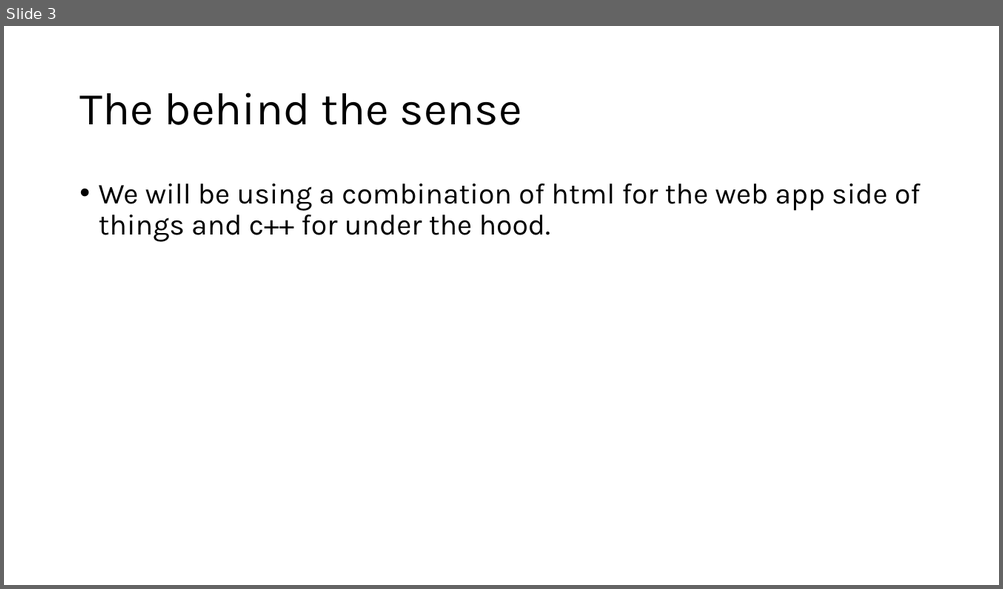
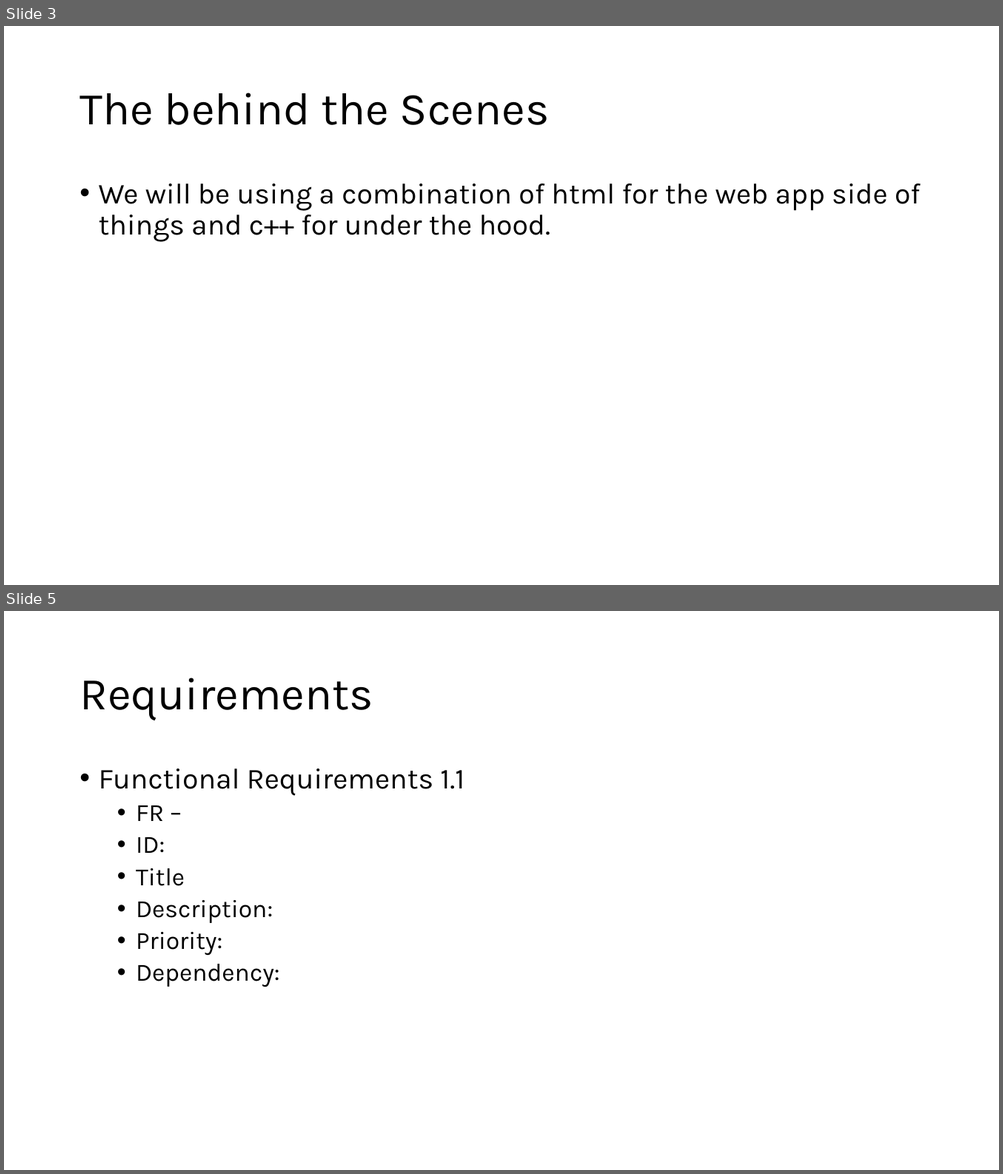
Before and after one commit to SeanStaley21/CSE-350-Team23, a slide deck: homeworks/Homework 1/Homework 1.pptx. Shown one above the other, each under a label of ours: slide 3 before the commit, slides 3 and 5 after it; the slides between them are not shown. The pictures are 1003x589 and 1003x1174 pixels, drawn with LibreOffice and Linux fonts; fonts in the diff are those of the drawing. Boxes give left, top, right and bottom in pixels: in the first picture for what was removed or moved away, otherwise in the second. Text is boxed around its words. In the diff, an @@ line names an element or a change of style, - is before the commit and + after.

```diff
--- a/homeworks/Homework 1/Homework 1.pptx
+++ b/homeworks/Homework 1/Homework 1.pptx
@@ slide 5 added at [4, 611, 999, 1170], background #FFFFFF @@
@@ title added at [79, 678, 373, 721], 44 pt, text #000000 @@
+Requirements
@@ text added at [99, 769, 464, 988], 24 pt, text #000000 @@
+• Functional Requirements 1.1
+  • FR –
+  • ID:
+  • Title
+  • Description:
+  • Priority:
+  • Dependency:
@@ slide 3 changed as well @@
@@ title at [79, 93, 549, 125]: text changed @@
-The behind the sense
+The behind the Scenes
```
Also in this commit, not shown: 2 other slides changed, 7 other slides added.
